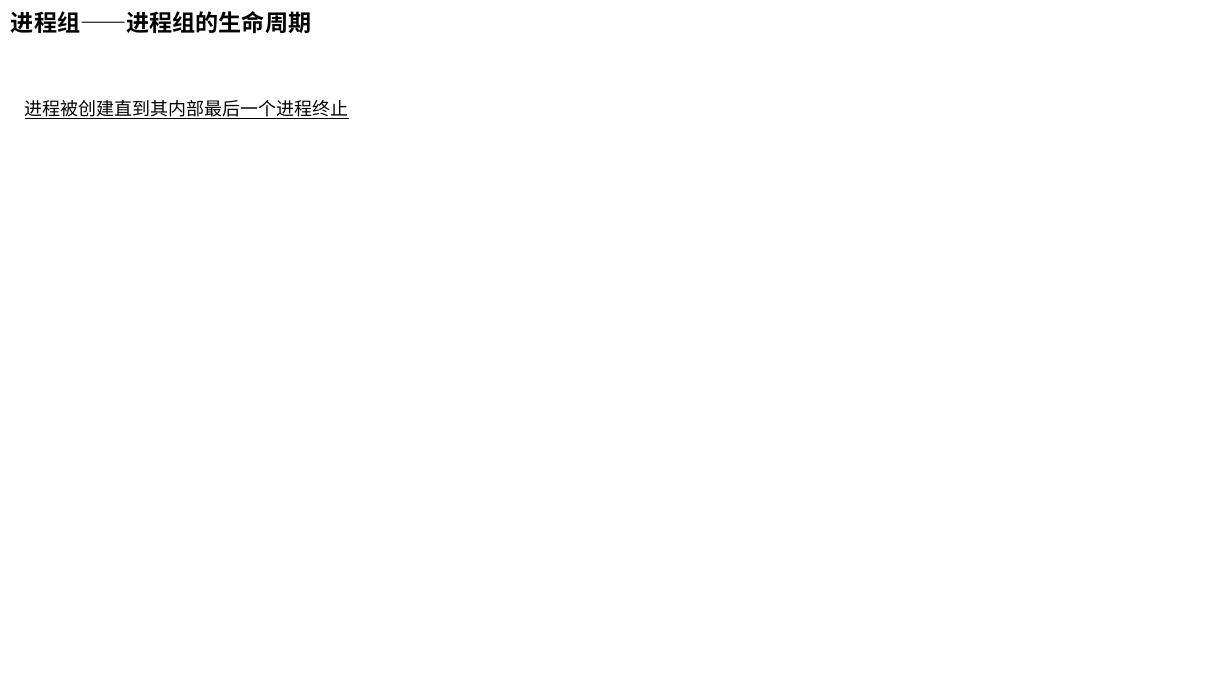
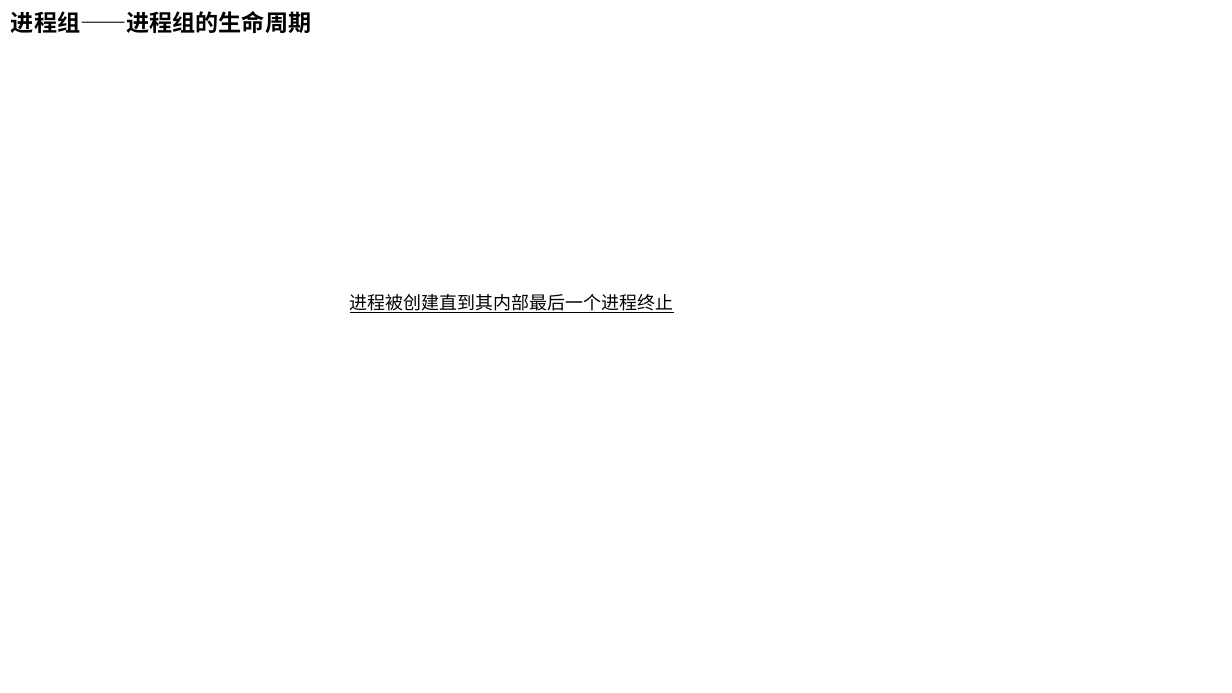
Before and after one commit to zhaosonggo/APUE, a slide deck: slide 5 of 进程关系.pptx. Drawn at 1232x693 pixels with LibreOffice and Linux fonts; fonts in the diff are those of the drawing. Boxes give left, top, right and bottom in pixels: in the first picture for what was removed or moved away, otherwise in the second. Text is boxed around its words. In the diff, an @@ line names an element or a change of style, - is before the commit and + after.

```diff
--- a/进程关系.pptx
+++ b/进程关系.pptx
@@ text "进程被创建直到其内部最后一个进程终止": place and size @@
-text "进程被创建直到其内部最后一个进程终止" at (25,100,349,119)
+text "进程被创建直到其内部最后一个进程终止" at (350,294,674,313)
```
Also in this commit, not shown: 1 other slide changed, 4 slides added, 1 other file.
